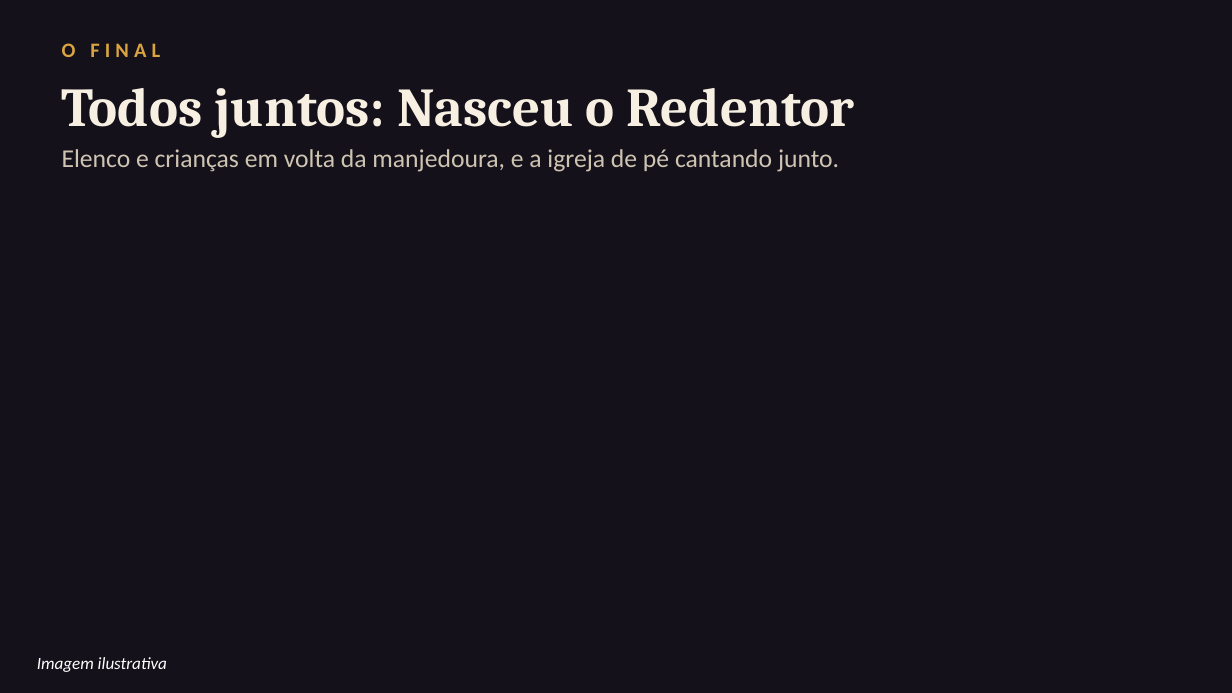
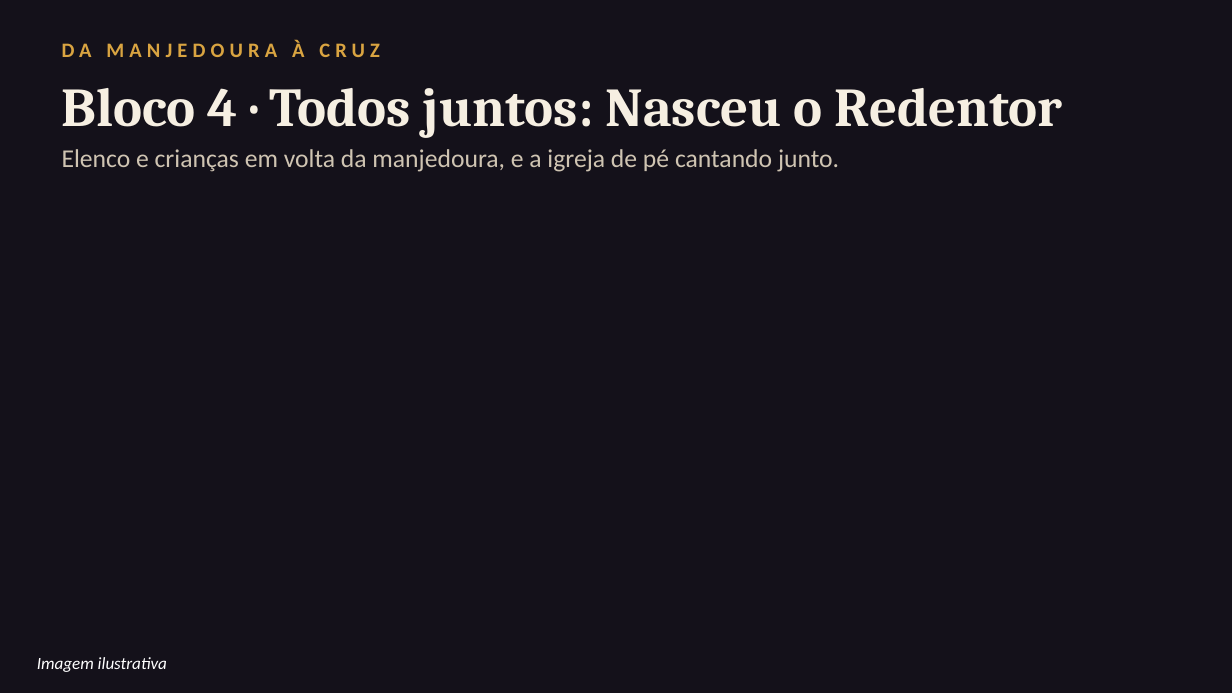
Before and after one commit to MatheusXd1227/Rob-IA-BTG, a slide deck: slide 11 of teatro/apresentacao-peca-natal.pptx (slide 10 before the commit). Drawn at 1232x693 pixels with LibreOffice and Linux fonts; fonts in the diff are those of the drawing; background and template pictures are left out. Boxes give left, top, right and bottom in pixels: in the first picture for what was removed or moved away, otherwise in the second. Text is boxed around its words. In the diff, an @@ line names an element or a change of style, - is before the commit and + after.

```diff
--- a/teatro/apresentacao-peca-natal.pptx
+++ b/teatro/apresentacao-peca-natal.pptx
@@ text at box(62, 40, 380, 57): text changed @@
-O FINAL
+DA MANJEDOURA À CRUZ
@@ text at box(62, 88, 1063, 138): text changed @@
-Todos juntos: Nasceu o Redentor
+Bloco 4 · Todos juntos: Nasceu o Redentor
```
Also in this commit, not shown: 9 other slides changed, 1 slide added, 2 other files.
